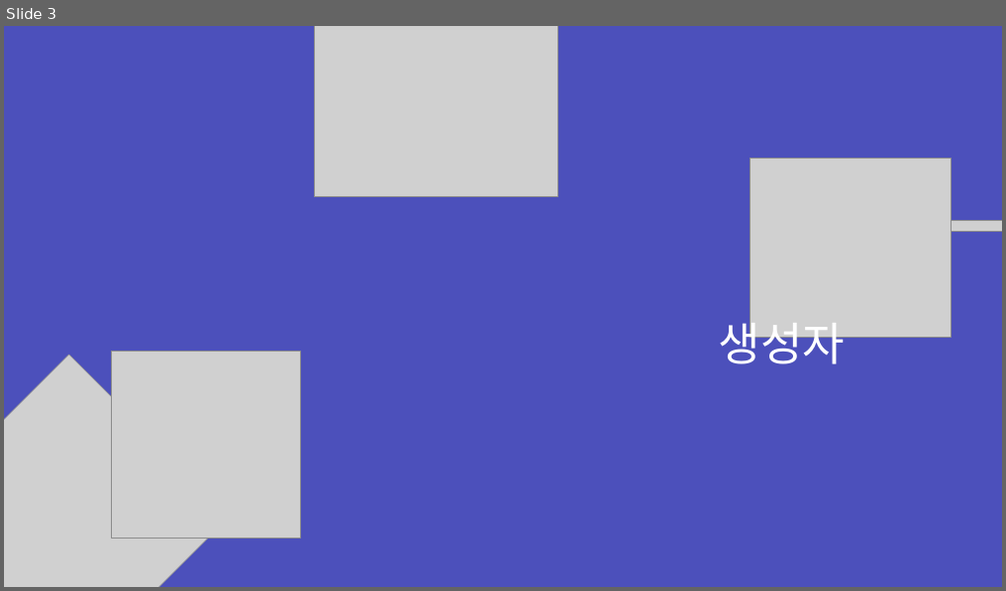
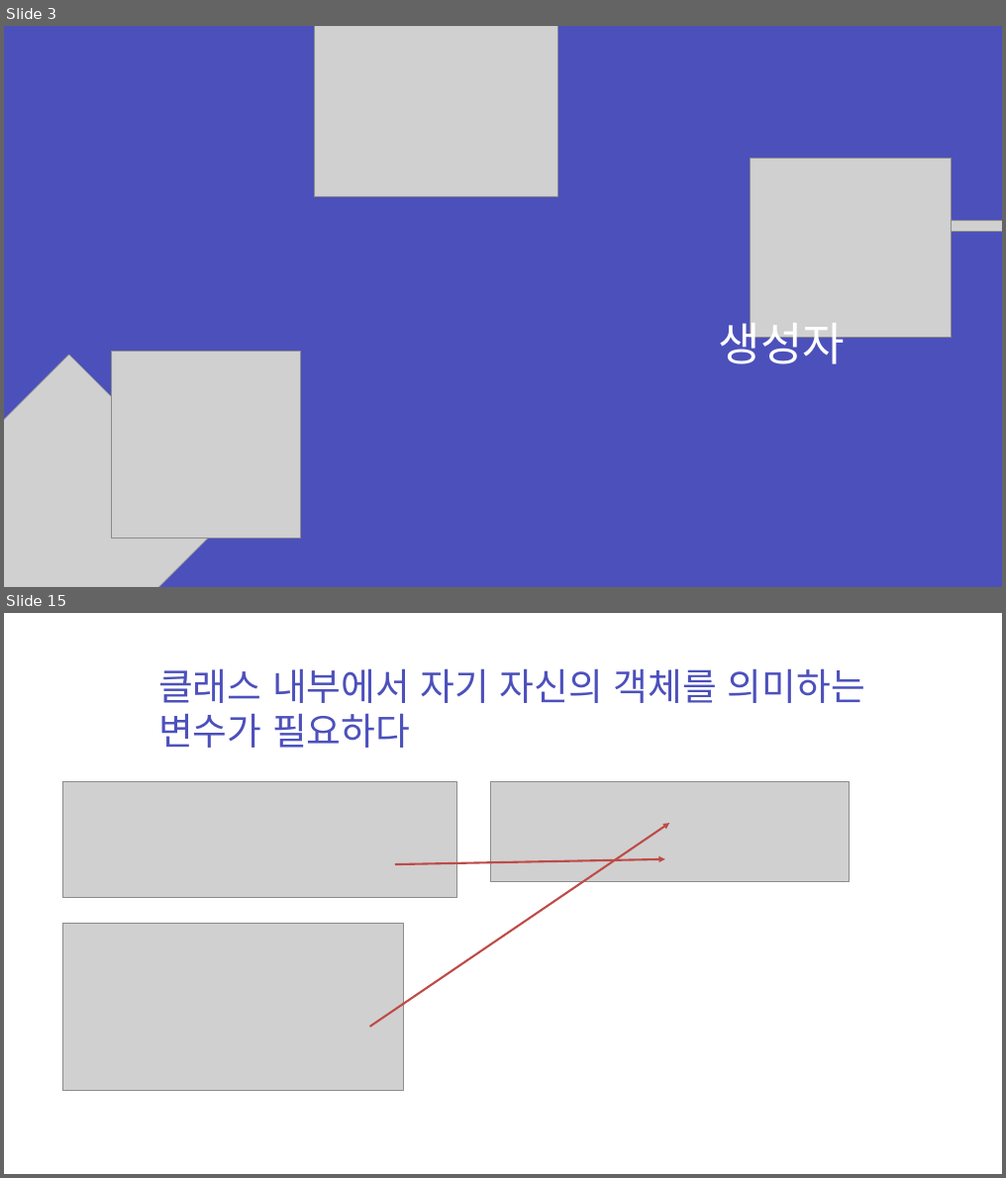
Before and after one commit to zest132/JavaLecture, a slide deck: JavaLecture/LectureFile/java 8강.pptx. Shown one above the other, each under a label of ours: slide 3 before the commit, slides 3 and 15 after it; the slides between them are not shown. The pictures are 1006x591 and 1006x1178 pixels, drawn with LibreOffice and Linux fonts; fonts in the diff are those of the drawing; grey boxes stand for pictures. Boxes give left, top, right and bottom in pixels: in the first picture for what was removed or moved away, otherwise in the second. Text is boxed around its words. In the diff, an @@ line names an element or a change of style, - is before the commit and + after.

```diff
--- a/JavaLecture/LectureFile/java 8강.pptx
+++ b/JavaLecture/LectureFile/java 8강.pptx
@@ slide 15 added at [4, 613, 1002, 1174], background #FFFFFF @@
@@ text added at [158, 668, 865, 748], 54 pt, text #4C50BC @@
+클래스 내부에서 자기 자신의 객체를 의미하는
+변수가 필요하다
@@ picture added at [62, 781, 457, 898] @@
@@ picture added at [490, 781, 848, 881] @@
@@ arrow added from (369, 1027) to (669, 823), #BF4C48 3 pt @@
@@ arrow added from (395, 864) to (665, 860), #BF4C48 3 pt @@
@@ picture added at [62, 923, 403, 1090] @@
```
Also in this commit, not shown: 3 slides changed, 22 other slides added, 20 slides removed, 4 other files.
